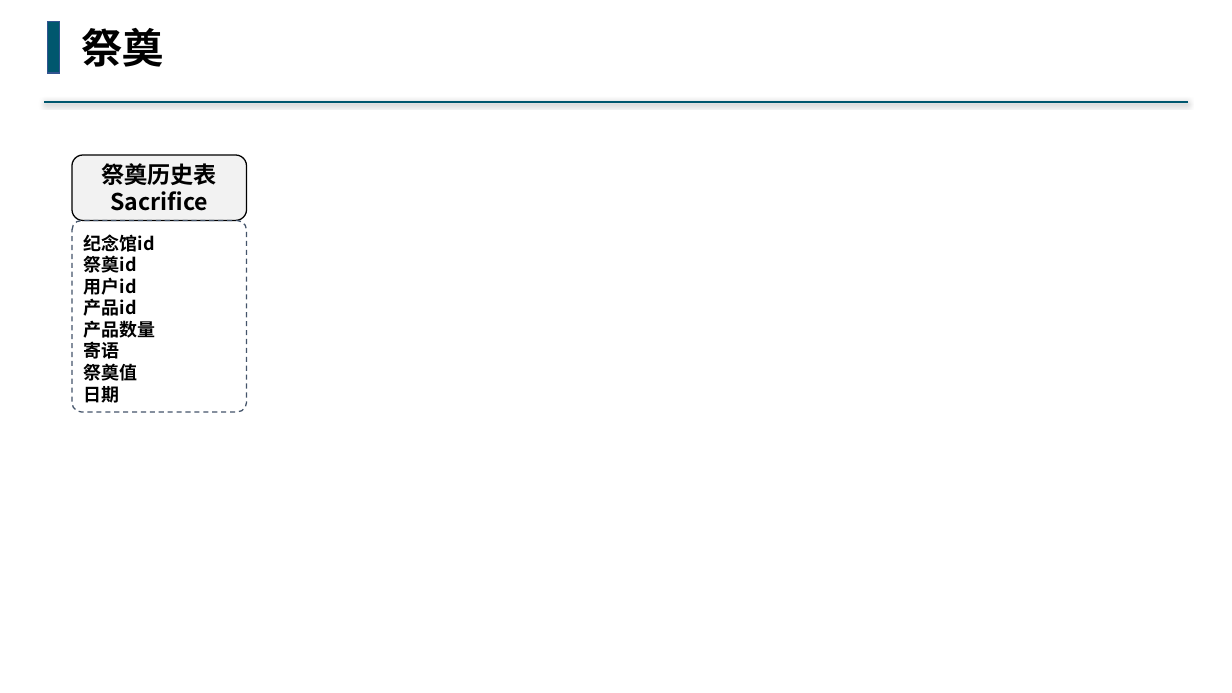
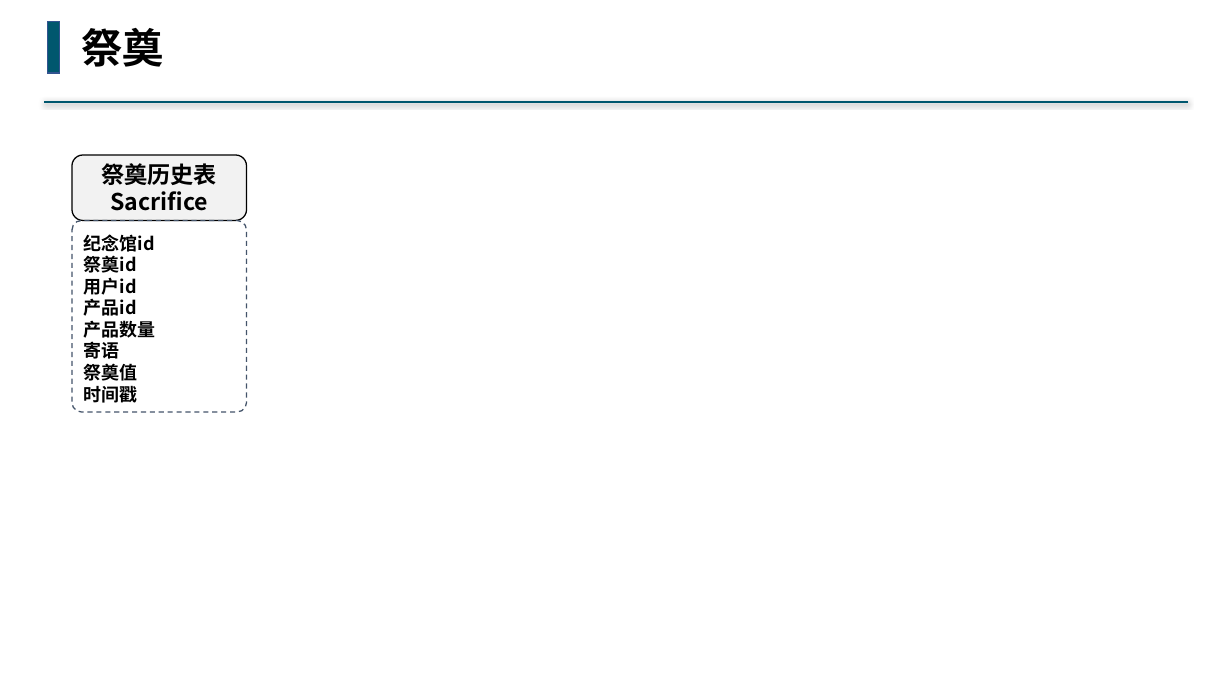
Before and after one commit to buddhachain/buddhaContract, a slide deck: slide 5 of doc/08.祭奠堂.pptx. Drawn at 1232x693 pixels with LibreOffice and Linux fonts; fonts in the diff are those of the drawing. Boxes give left, top, right and bottom in pixels: in the first picture for what was removed or moved away, otherwise in the second. Text is boxed around its words. In the diff, an @@ line names an element or a change of style, - is before the commit and + after.

```diff
--- a/doc/08.祭奠堂.pptx
+++ b/doc/08.祭奠堂.pptx
@@ text in rounded rectangle at (84, 386, 138, 403): text changed @@
-日期
+时间戳
```
Also in this commit, not shown: 3 other slides changed, 2 other files.
